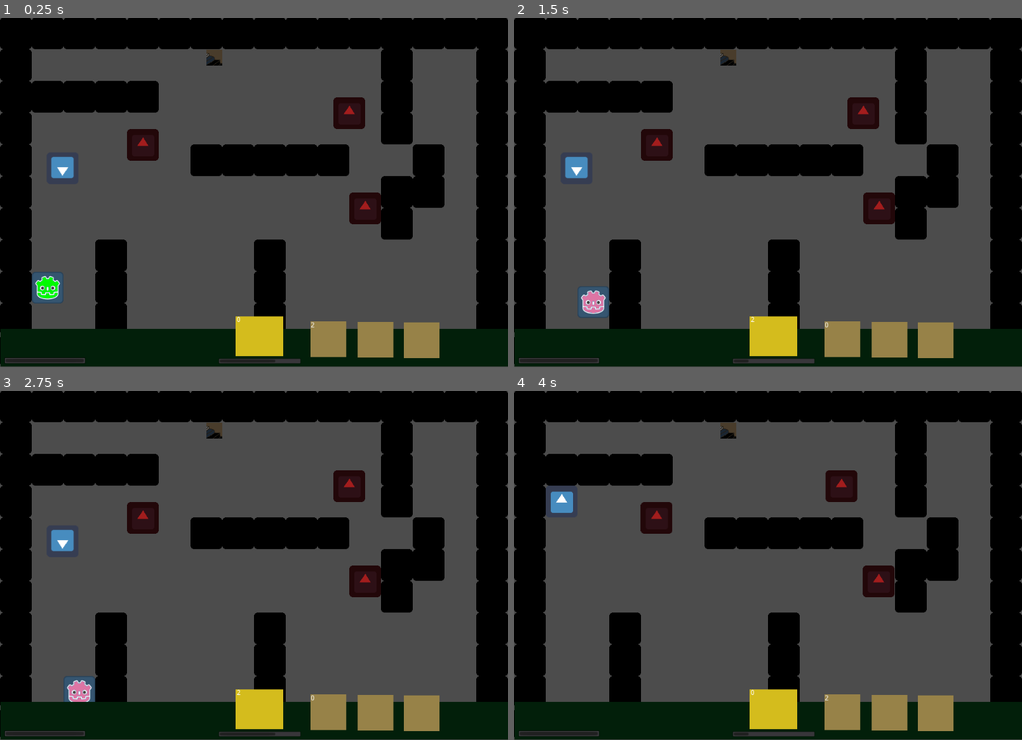
Above: before the commit, frames 1-4 (two rows, left to right).
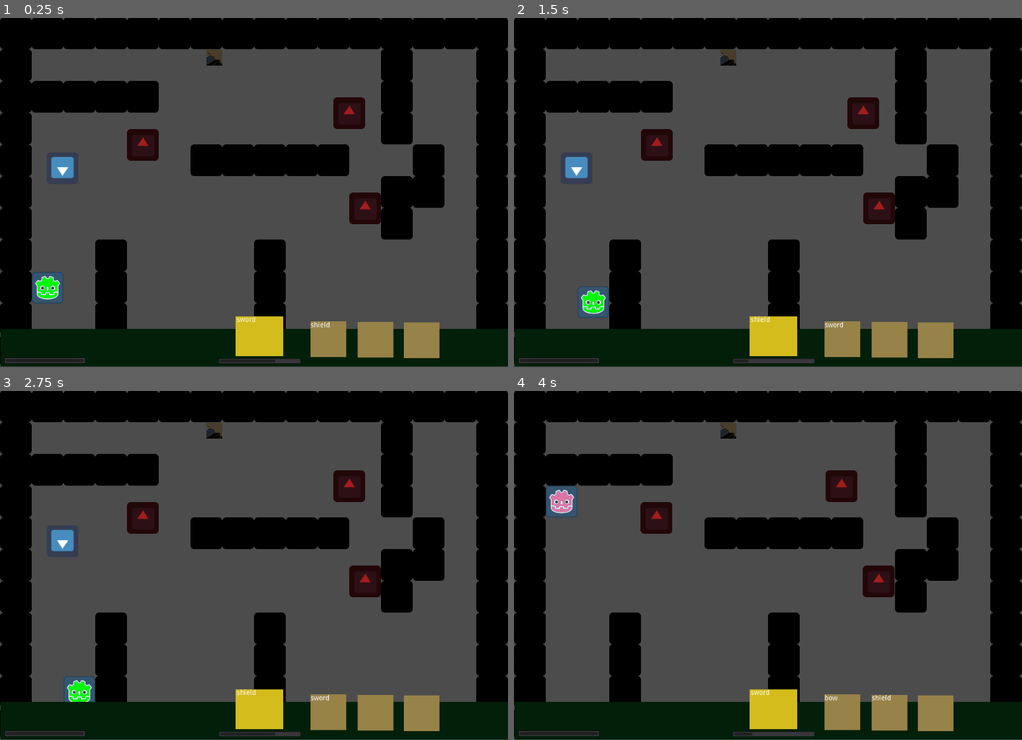
Above: after the commit, the same moments.

Repository: mfurtak/gmtk-game-jam-2019
Game: Godot game, scene res://Main.tscn
The game is run twice, just before and just after one commit, with the same random seed, the same clock (stepped at 60 frames per second) and the same inputs. The engine's default icon, where the game draws it, is replaced by a stand-in: a white triangle on a blue panel in a dark square.
Inputs:
- Up to frame 1 (0.25 s): no input
- Up to frame 2 (1.5 s): hold Right (ui_right) 0.53-1.28 s; tap Space (ui_select) at 0.77 s; tap Enter at 1.25 s; hold Down (ui_down) from 1.28 s (still down)
- Up to frame 3 (2.75 s): tap Space (ui_select) at 1.52 s; release Down (ui_down) at 2.03 s; hold Right (ui_right) from 2.03 s (still down)
- Up to frame 4 (4 s): release Right (ui_right) at 2.78 s; hold Up (ui_up) 2.78-3.53 s; tap Space (ui_select) at 3.02, 3.77 s; hold Left (ui_left) from 3.53 s (still down)

The runs differ from the first frame. In frame 1, less than 0.1% of the frame differs, in the area x 46-65%, y 85-89%; in frame 2, 0.3%; in frame 3, 0.2%; in frame 4, 0.6%, in the area x 6-75%, y 27-99%.

Commit message:
Pickup mechanism adding to inventory

Diff:
--- a/gmtk-godot/HUD.gd
+++ b/gmtk-godot/HUD.gd
@@ -43,20 +43,20 @@
 func _set_cards():
 	var items_queue = player.items_queue
 
-	for item_index in range(4):
-		match item_index:
+	for i in range(4):
+		match i:
 			0:
-				if items_queue.size() > item_index:
-					active_item_label_node.set('text', str(items_queue[item_index]))
+				if items_queue.size() > i:
+					active_item_label_node.set('text', str(player.get_item_name(items_queue[i])))
 			1:
-				if items_queue.size() > item_index:
-					second_item_label_node.set('text', str(items_queue[item_index]))
+				if items_queue.size() > i:
+					second_item_label_node.set('text', str(player.get_item_name(items_queue[i])))
 			2:
-				if items_queue.size() > item_index:
-					third_item_label_node.set('text', str(items_queue[item_index]))
+				if items_queue.size() > i:
+					third_item_label_node.set('text', str(player.get_item_name(items_queue[i])))
 			3:
-				if items_queue.size() > item_index:
-					fourth_item_label_node.set('text', str(items_queue[item_index]))
+				if items_queue.size() > i:
+					fourth_item_label_node.set('text', str(player.get_item_name(items_queue[i])))
 			_:
 				pass
 
--- a/gmtk-godot/Pickup.gd
+++ b/gmtk-godot/Pickup.gd
@@ -11,11 +11,11 @@
 			var player = body
 			match self.name:
 				'BowPickup':
-					player.get_item(player.Items.BOW)
+					player.pickup(player.Items.BOW)
 				'SwordPickup':
-					player.get_item(player.Items.SWORD)
+					player.pickup(player.Items.SWORD)
 				'ShieldPickup':
-					player.get_item(player.Items.SHIELD)
+					player.pickup(player.Items.SHIELD)
 				_:
 					pass
 
--- a/gmtk-godot/Player.gd
+++ b/gmtk-godot/Player.gd
@@ -20,7 +20,7 @@
 var is_attacking = false
 
 var items_queue = [Items.SWORD, Items.SHIELD]
-var current_item = Items.SWORD
+var current_item = ''
 
 # Called when the node enters the scene tree for the first time.
 func _ready():
@@ -57,7 +57,7 @@
 #		$AttackSprite.visible = false
 
 func on_player_attacked():
-	current_health = max(MIN_HEALTH, current_health - 0.01)
+	current_health = max(MIN_HEALTH, current_health - 1)
 	print("OUCH")
 
 # Called every frame. 'delta' is the elapsed time since the previous frame.
@@ -85,13 +85,29 @@
 
 	$ItemSwapTimer.wait_time = item_duration
 
-func get_item(item):
-	print("GOT ITEM: ", item)
+func pickup(item_enum):
+	items_queue.push_back(item_enum)
+
+func get_item_name(item_enum):
+	match item_enum:
+		Items.SWORD:
+			return 'sword'
+		Items.BOW:
+			return 'bow'
+		Items.SHIELD:
+			return 'shield'
+		_:
+			pass
 
 func _on_ItemSwapTimer_timeout():
+	_set_color()
 	current_item = items_queue.pop_front()
 	items_queue.push_back(current_item)
 
+func _set_color():
+	# TODO(ANIT) something is funky with the color setting,
+	# though it looks like current item is correct as far as the
+	# HUD is concerned
 	match current_item:
 		Items.SWORD:
 			$AnimatedSprite.play("pink")
